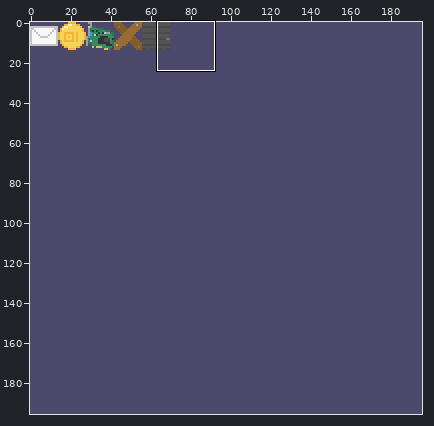
Edited in one commit: pixel-art file (BitMiner/Assets/Art/Aseprite/icons.aseprite). The picture above shows the old version from afar; the outline marks the close-up.
Close-up. Before the edit:
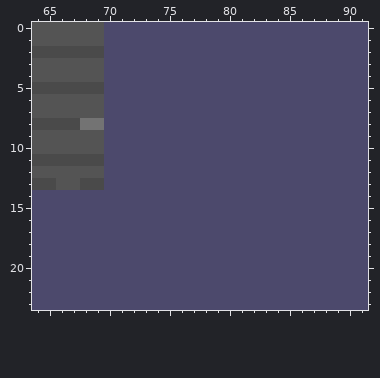
196x196 pixels, 1 frame. Colours within 5 levels of each other are drawn and written as one. Shown: x 64..91, y 0..23.
Now the later version:
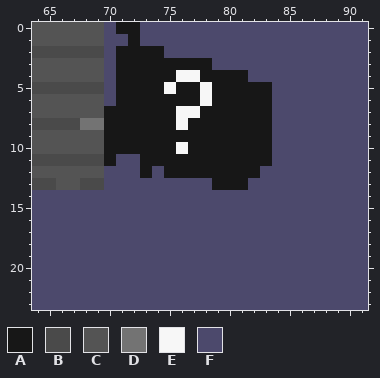
Palette (. is transparent): A #171717  B #4a4a4a  C #545454  D #737373  E #f7f7f7  F #4c496c
From the commit log: mystery gpu icon added
Diff:
Layer "icons":
y 0: x 71..72 FF -> AA
y 1: x 72 F -> A
y 2: x 71..74 FFFF -> AAAA
y 3: x 71..78 FFFFFFFF -> AAAAAAAA
y 4: x 71..81 FFFFFFFFFFF -> AAAAAEEAAAA
y 5: x 71..83 FFFFFFFFFFFFF -> AAAAEAAEAAAAA
y 6: x 71..83 FFFFFFFFFFFFF -> AAAAAAAEAAAAA
y 7: x 70..83 FFFFFFFFFFFFFF -> AAAAAAEEAAAAAA
y 8: x 70..83 FFFFFFFFFFFFFF -> AAAAAAEAAAAAAA
y 9: x 70..83 FFFFFFFFFFFFFF -> AAAAAAAAAAAAAA
y 10: x 70..83 FFFFFFFFFFFFFF -> AAAAAAEAAAAAAA
y 11: x 70 F -> A; x 73..83 FFFFFFFFFFF -> AAAAAAAAAAA
y 12: x 73 F -> A; x 75..82 FFFFFFFF -> AAAAAAAA
y 13: x 79..81 FFF -> AAA
Where, in picture pixels (left, top, right, bottom), the same in both close-ups:
changed: (104, 22, 272, 190)
